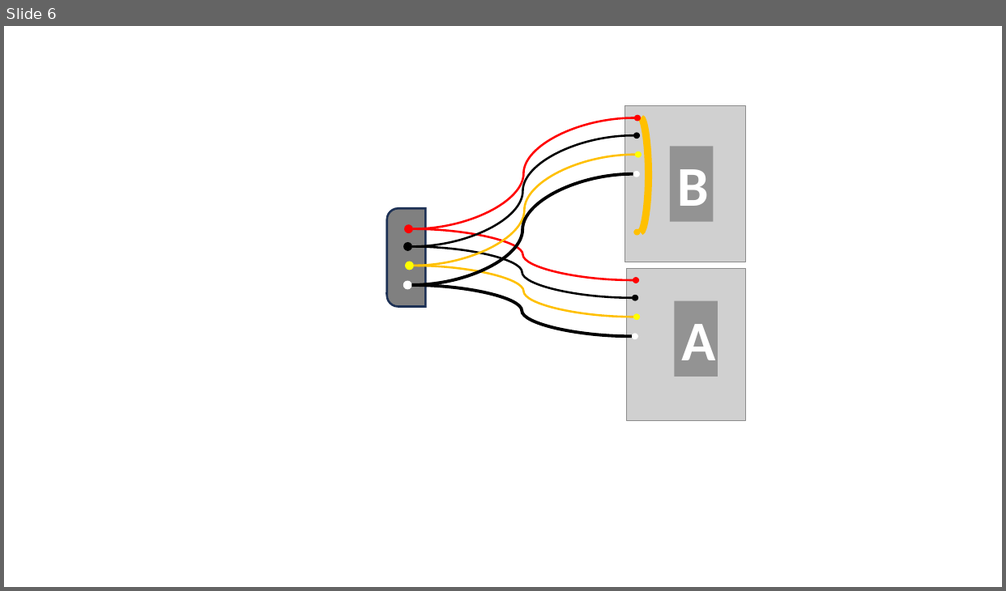
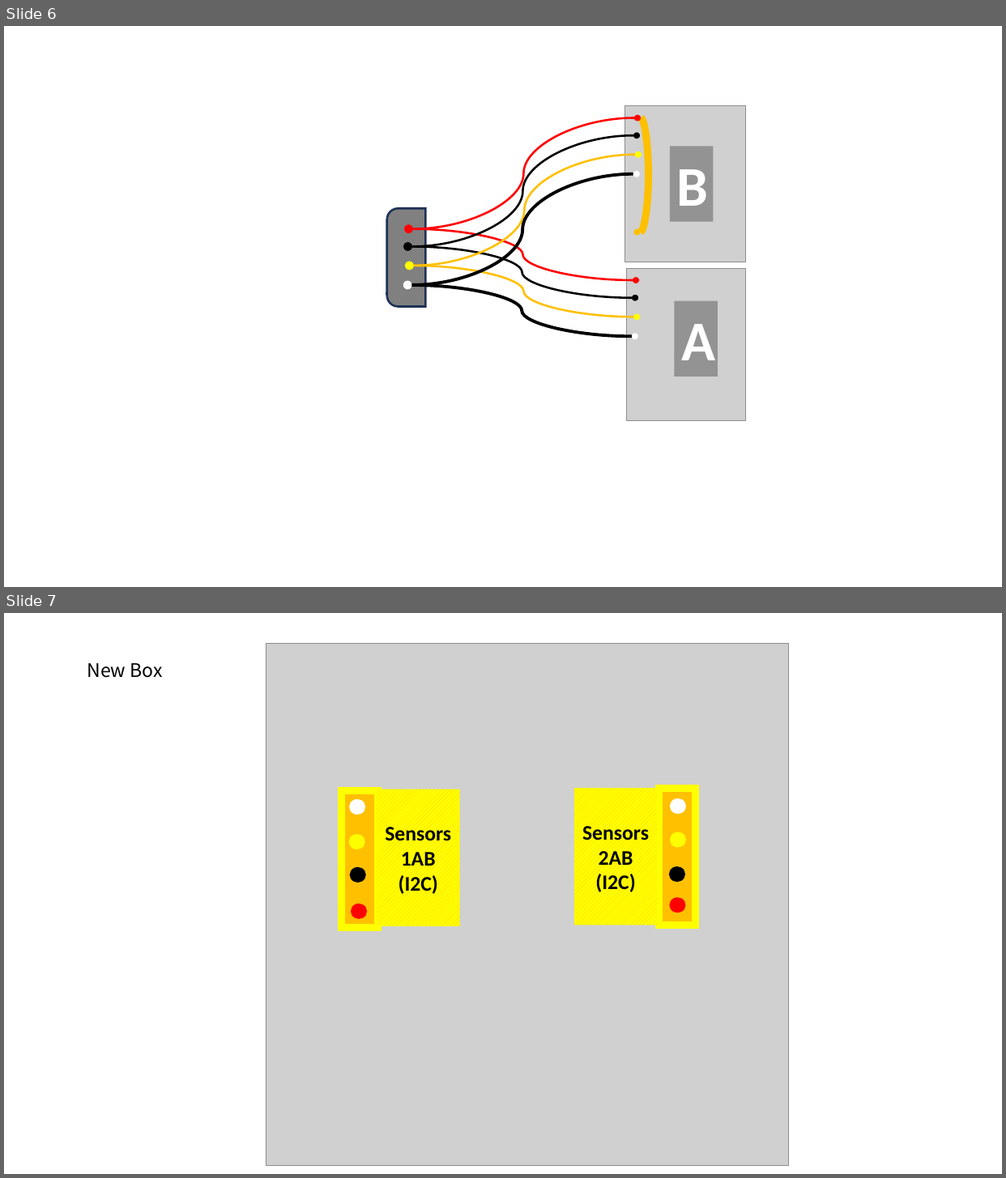
Before and after one commit to jay1han/V2-Documents, a slide deck: Wirings.pptx. Shown one above the other, each under a label of ours: slide 6 before the commit, slides 6 and 7 after it. The pictures are 1006x591 and 1006x1178 pixels, drawn with LibreOffice and Linux fonts; fonts in the diff are those of the drawing; grey boxes stand for pictures. Boxes give left, top, right and bottom in pixels: in the first picture for what was removed or moved away, otherwise in the second. Text is boxed around its words. In the diff, an @@ line names an element or a change of style, - is before the commit and + after.

```diff
--- a/Wirings.pptx
+++ b/Wirings.pptx
@@ slide 7 added at box(4, 613, 1002, 1174), background #FFFFFF @@
@@ picture added at box(266, 643, 790, 1166) @@
@@ text added at box(87, 663, 163, 678), 18 pt, text #000000 @@
+New Box
@@ group added at box(342, 790, 460, 927): 4 ellipses, 2 rectangles @@
+Sensors
+1AB
+(I2C)
@@ group added at box(574, 788, 695, 925): 4 ellipses, 2 rectangles @@
+Sensors
+2AB
+(I2C)
```
Also in this commit, not shown: 2 other files.
